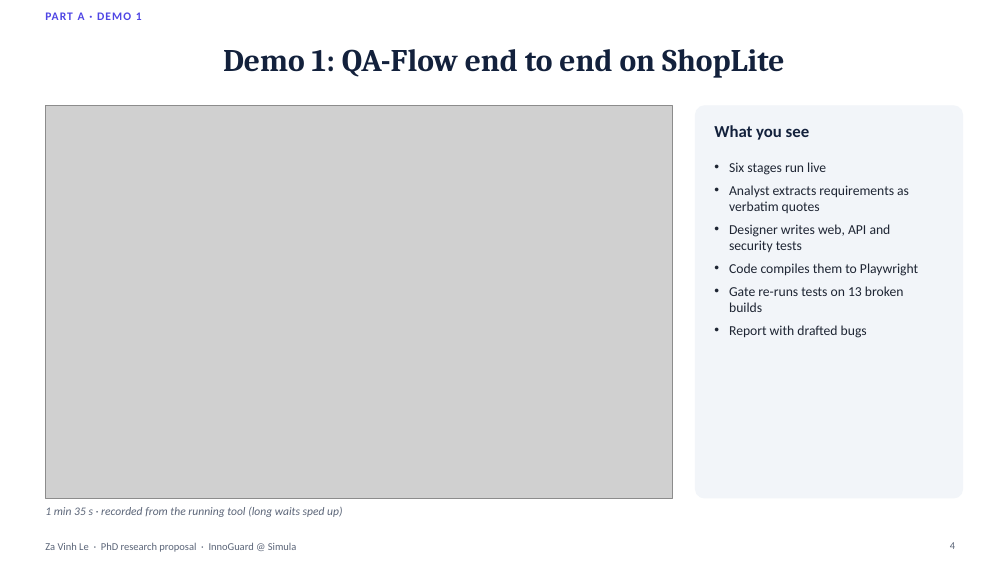
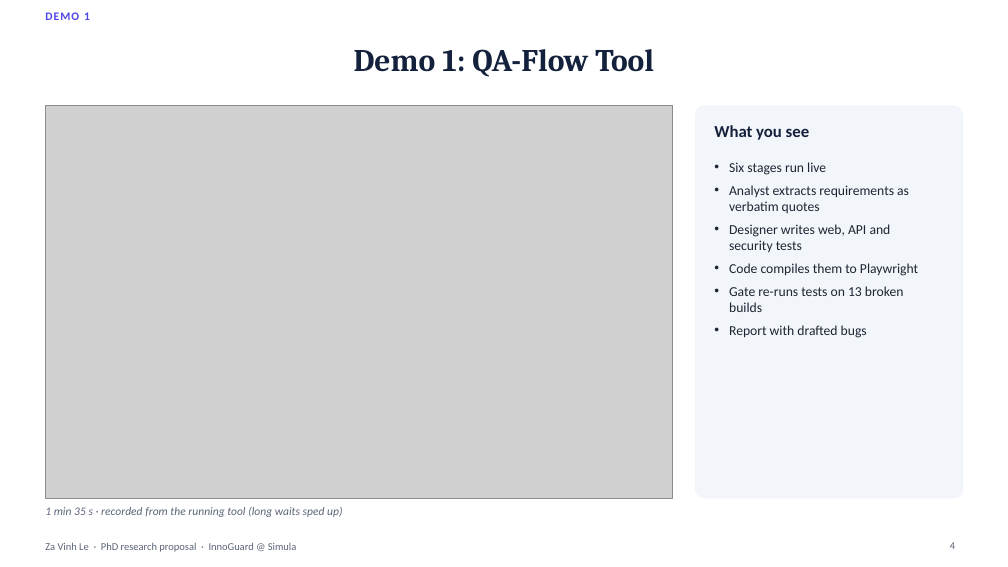
Before and after one commit to zavinhle/uq-testgen, a slide deck: slide 4 of deck/v2.pptx. Drawn at 1008x567 pixels with LibreOffice and Linux fonts; fonts in the diff are those of the drawing; grey boxes stand for pictures. Boxes give left, top, right and bottom in pixels: in the first picture for what was removed or moved away, otherwise in the second. Text is boxed around its words. In the diff, an @@ line names an element or a change of style, - is before the commit and + after.

```diff
--- a/deck/v2.pptx
+++ b/deck/v2.pptx
@@ text at box(45, 12, 90, 20): text changed @@
-PART A · DEMO 1
+DEMO 1
@@ title at box(354, 49, 654, 77): text changed @@
-Demo 1: QA-Flow end to end on ShopLite
+Demo 1: QA-Flow Tool
```
Also in this commit, not shown: 12 other slides changed, 32 other files.
